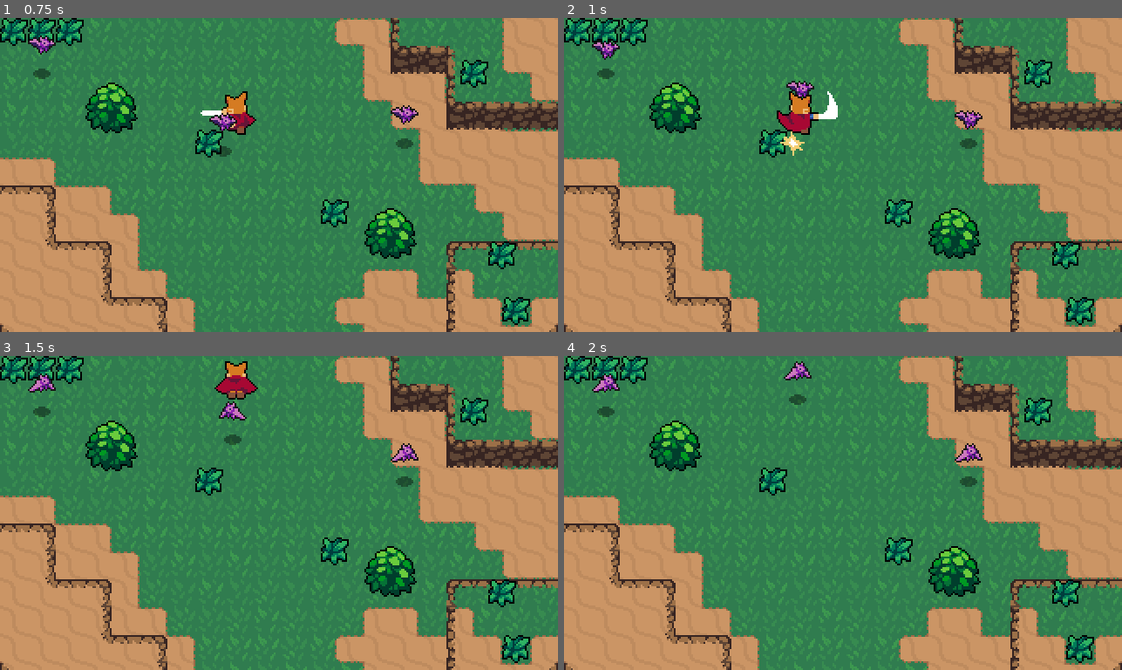
Above: before the commit, frames 1-4 (two rows, left to right).
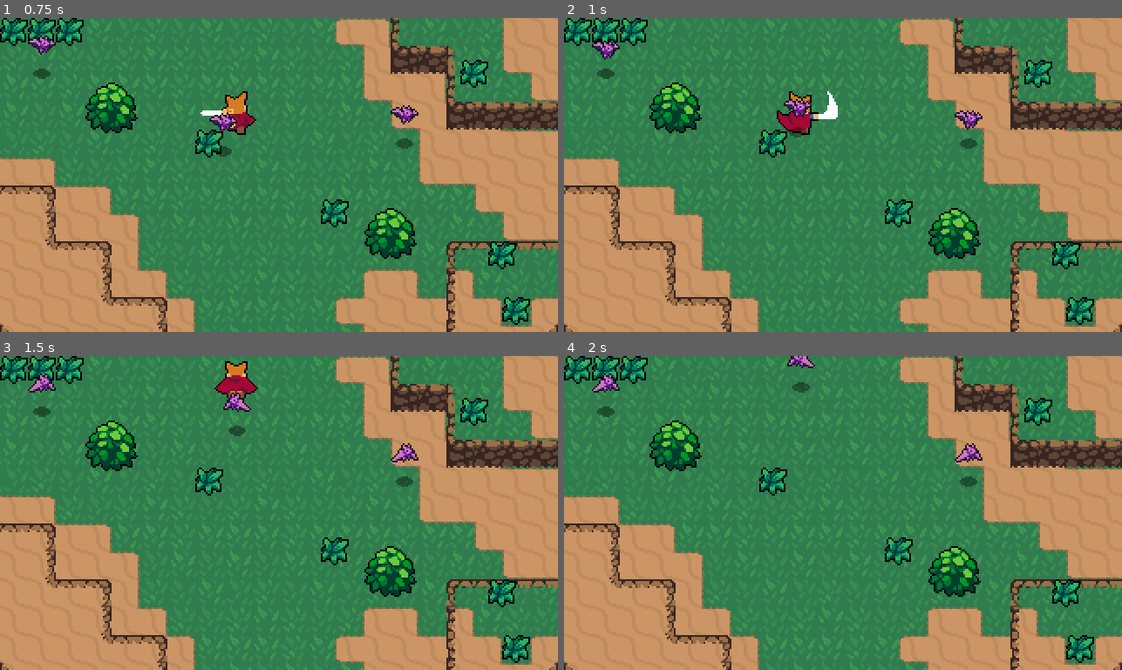
Above: after the commit, the same moments.

Repository: pedrocarne/action-game
Game: Godot game, scene res://World.tscn
Same seed, same stepped clock (60 frames per second), same inputs: the game is played once before the commit and once after it.
Inputs:
- Up to frame 1 (0.75 s): hold Up (ui_up) from 0.53 s (still down); tap X (attack) at 0.6 s
- Up to frame 2 (1 s): keep holding Up (ui_up)
- Up to frame 3 (1.5 s): keep holding Up (ui_up); tap Z (rool) at 1.35 s
- Up to frame 4 (2 s): keep holding Up (ui_up)

Frame 1 is identical in both runs. In frame 2, 0.5% of the frame differs, in the area x 38-45%, y 20-44%; in frame 3, 0.4%; in frame 4, 0.4%.

Commit message:
Removing the layer mask from Hurtbox scene

Diff:
--- a/Hitboxes and Hurtboxes/Hurtbox.tscn
+++ b/Hitboxes and Hurtboxes/Hurtbox.tscn
@@ -3,7 +3,7 @@
 [ext_resource path="res://Hitboxes and Hurtboxes/Hurtbox.gd" type="Script" id=1]
 
 [node name="Hurtbox" type="Area2D"]
-collision_layer = 8
+collision_layer = 0
 collision_mask = 0
 script = ExtResource( 1 )
 
